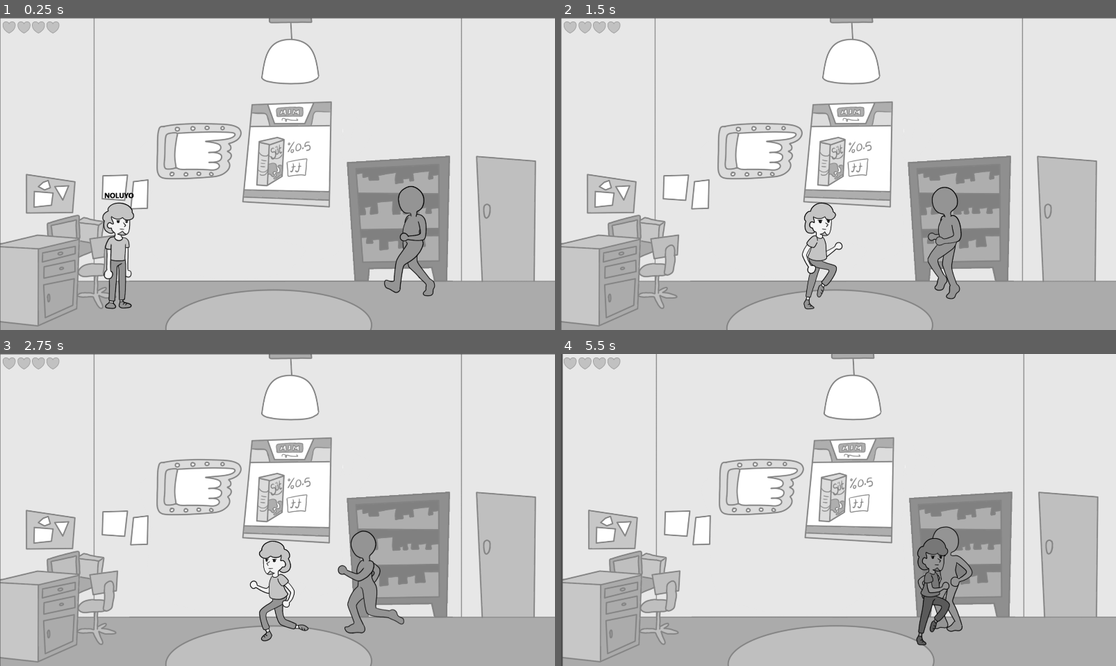
Above: before the commit, frames 1-4 (two rows, left to right).
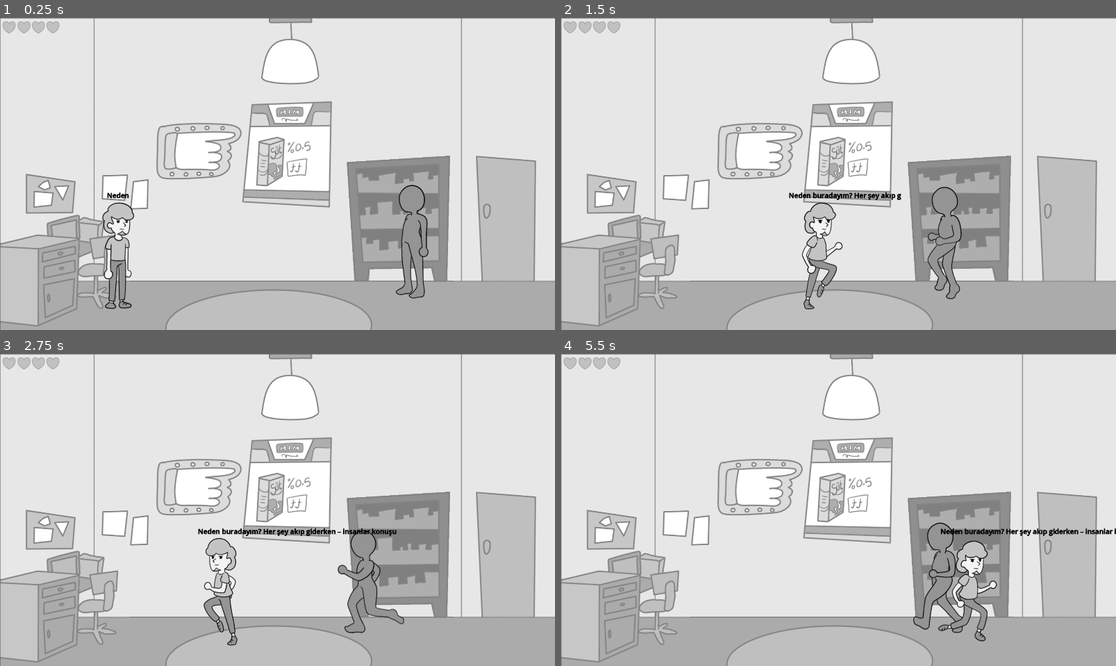
Above: after the commit, the same moments.

Repository: UmtiPako/Memoryless
Game: Godot game, scene res://Scenes/Places/ev/sahne_ev.tscn
Two runs of this game, one before a commit and one after it. Both use one fixed random seed, a clock stepped at 60 frames per second and the inputs below. This scene is started directly instead of the project's main scene.
Inputs:
- Up to frame 1 (0.25 s): no input
- Up to frame 2 (1.5 s): tap Enter (ui_accept) at 0.5, 0.77 s; hold Right (ui_right) from 0.53 s (still down); tap Shift (Dash) at 0.6, 1.35 s
- Up to frame 3 (2.75 s): tap Enter (ui_accept) at 1.52 s; release Right (ui_right) at 2.03 s; hold Left (ui_left) from 2.03 s (still down); tap Shift (Dash) at 2.1 s
- Up to frame 4 (5.5 s): release Left (ui_left) at 2.78 s; hold Right (ui_right) 2.78-4.28 s; tap Shift (Dash) every 0.75 s from 2.85 to 5.1 s; tap Enter (ui_accept) at 3.02, 3.77, 4.52 s; hold Left (ui_left) 4.28-5.03 s; hold Right (ui_right) from 5.03 s (still down)

The runs differ from the first frame. In frame 1, 0.8% of the frame differs, in the area x 18-79%, y 53-90%; in frame 2, 0.2%; in frame 3, 2.6%; in frame 4, 7.5%, in the area x 0-100%, y 0-100%.

Commit message:
dash mash

Diff:
--- a/People/Enemies/enemy.gd
+++ b/People/Enemies/enemy.gd
@@ -11,6 +11,7 @@
 @export var attack_cooldown: float = 1.5 # Seconds
 @export var enemy_health: int = 5
 @export var can_be_damaged: bool = false
+@export var navigation_region: NavigationRegion2D
 
 @onready var navigation_agent: NavigationAgent2D = $NavigationAgent2D
 @onready var attack_range_area: Area2D = $Area2D
@@ -66,12 +67,12 @@
 var dash_delay: bool = false
 
 func player_dashed():
-	$DashDelay.start()
-	dash_delay = true
+	if !is_dead:
+		$DashDelay.start()
+		dash_delay = true
 
 func _process(delta: float) -> void:
-	if !dash_delay:
-
+	if !dash_delay && !is_dead:
 		if (player.global_position.x < global_position.x):
 				animated_sprite_2d.flip_h = true
 				$Area2D.visible = false
@@ -139,17 +140,16 @@
 		current_state = State.CHASING # Go back to chasing if conditions not met
 		return
 
-	print(name + " attacks player!")
-	# Assuming player has a take_damage method
-	if player.has_method("take_damage"):
-		player.call("take_damage", attack_damage, self.global_position)
-
 	_can_attack = false
 	attack_cooldown_timer.start(attack_cooldown)
 	# If you have an attack animation:
 	_is_attacking = true
 	animated_sprite_2d.play("Attack")
 	await animated_sprite_2d.animation_finished
+		# Assuming player has a take_damage method
+	if player.has_method("take_damage") and _is_player_in_attack_range:
+		player.call("take_damage", attack_damage, self.global_position)
+
 	_is_attacking = false
 	if current_state != State.DEAD:
 		current_state = State.CHASING # Or IDLE if player moved out of range
@@ -231,22 +231,24 @@
 	animated_sprite_2d.play("Hurt")
 	var tween2 = create_tween()
 	tween2.tween_method(func(value): modulate = Color.WHITE.lerp(Color.DIM_GRAY, 1.0 - value), 0.0, 1.0, 0.2)
-
+	await animated_sprite_2d.animation_finished
 	enemy_health -= 1
 	if enemy_health <= 0:
 		_die()
-	await animated_sprite_2d.animation_finished
 
 func _die():
-
 	enemy_health = -2
-	navigation_agent.navigation_finished.emit()
+
+	for node in get_children():
+		if node is not AnimatedSprite2D:
+			node.queue_free()
+
+	#navigation_agent.navigation_finished.emit()
 
 	is_dead = true
 	current_state = State.DEAD
 	animated_sprite_2d.play("Dead")
 	await  animated_sprite_2d.animation_finished
-	pass
 
 
 func _on_dash_delay_timeout() -> void:
--- a/People/Enemies/enemy.tscn
+++ b/People/Enemies/enemy.tscn
@@ -9,7 +9,7 @@
 [ext_resource type="Texture2D" uid="uid://c1ehx52udn5fs" path="res://People/Enemies/drive-download-20250531T153044Z-1-001/Run.png" id="6_435rb"]
 
 [sub_resource type="RectangleShape2D" id="RectangleShape2D_1f0kj"]
-size = Vector2(101, 418)
+size = Vector2(83.5, 418)
 
 [sub_resource type="AtlasTexture" id="AtlasTexture_6xn8s"]
 atlas = ExtResource("3_3np5b")
@@ -183,7 +183,7 @@
 position = Vector2(77, -196)
 
 [node name="CollisionShape2D" type="CollisionShape2D" parent="Area2D"]
-position = Vector2(48, -7)
+position = Vector2(39.25, -7)
 shape = SubResource("RectangleShape2D_1f0kj")
 
 [node name="Area2D2" type="Area2D" parent="."]
@@ -204,7 +204,7 @@
 visibility_layer = 2
 position = Vector2(0, -194)
 sprite_frames = SubResource("SpriteFrames_l4846")
-animation = &"Run"
+animation = &"Idle"
 
 [node name="CollisionShape2D" type="CollisionShape2D" parent="." groups=["enemies"]]
 position = Vector2(-1.90735e-06, -3)
@@ -212,7 +212,7 @@
 shape = SubResource("CapsuleShape2D_hghv2")
 
 [node name="DashDelay" type="Timer" parent="."]
-wait_time = 1.4
+wait_time = 1.6
 
 [connection signal="body_entered" from="Area2D" to="." method="_on_area_2d_body_entered"]
 [connection signal="body_entered" from="Area2D2" to="." method="_on_area_2d_body_entered"]
--- a/People/Player/the_guy.gd
+++ b/People/Player/the_guy.gd
@@ -27,9 +27,12 @@
 
 var random_start_catchprases: Array[String] = [
 	"Bura nere lan?",
-	"Bababoi!",
+	"Ha? Ne yapıyordum?",
 	"Zoinks!",
-	"NOLUYO",
+	"NOLUYOR?",
+	"Bazinga!",
+	"Lorem ipsum dolor sit amet",
+	"Neden buradayım? Her şey akıp giderken – insanlar konuşur, şehirler uyanır, takvimler değişir – içimizde bir noktada dünya durur ve etrafımızdaki anlam ağları çözülmeye başlar. O an, sahip olduklarımızın, yaptıklarımızın ve inandıklarımızın üzerindeki ince sis kalkar ve biz, çıplak gerçeğimizle baş başa kalırız. Kimliğimiz, rollerimiz, başarılarımız birer kostüm gibi görünür; altında ise yalnızca düşünen, hisseden bir bilinç kalır. Belki de varoluşun sorusu bir cevap değil, bir uyanıştır. Her sabah yeniden anlam aramaya, her gece yeniden kaybolmaya cesaret edebilme halidir. Ve belki de yaşam, bu sorgunun kendisidir – sonsuz, rahatsız edici ama aynı zamanda özgürleştirici."
 ]
 
 func _ready() -> void:
@@ -97,7 +100,6 @@
 		dash_direction = direction
 		$dashTimer.start()
 		$CollisionShape2D.disabled = true
-		$CollisionShape2D2.disabled = true
 		GameManager.player_dashed.emit()
 
 	move_and_slide()
@@ -137,4 +139,3 @@
 func _on_dash_timer_timeout() -> void:
 	is_dashing = false
 	$CollisionShape2D.disabled = false
-	$CollisionShape2D2.disabled = false
--- a/People/Player/the_guy.tscn
+++ b/People/Player/the_guy.tscn
@@ -7,11 +7,7 @@
 [ext_resource type="Texture2D" uid="uid://bpi5nvf3680qv" path="res://People/Player/drive-download-20250531T000533Z-1-001/CharRun.png" id="5_2uw73"]
 
 [sub_resource type="RectangleShape2D" id="RectangleShape2D_xribg"]
-size = Vector2(101, 319)
-
-[sub_resource type="CapsuleShape2D" id="CapsuleShape2D_3vd5c"]
-radius = 39.0
-height = 80.0
+size = Vector2(114, 319)
 
 [sub_resource type="LabelSettings" id="LabelSettings_xribg"]
 font_size = 24
@@ -131,6 +127,10 @@
 "speed": 5.0
 }]
 
+[sub_resource type="CapsuleShape2D" id="CapsuleShape2D_3vd5c"]
+radius = 39.0
+height = 80.0
+
 [node name="The_Guy" type="CharacterBody2D" groups=["player"]]
 script = ExtResource("1_rv1v6")
 
@@ -139,7 +139,7 @@
 collision_mask = 2
 
 [node name="CollisionShape2D" type="CollisionShape2D" parent="Area2D2"]
-position = Vector2(28.5, 5.5)
+position = Vector2(22, 5.5)
 shape = SubResource("RectangleShape2D_xribg")
 
 [node name="Area2D" type="Area2D" parent="."]
@@ -149,14 +149,6 @@
 [node name="CollisionShape2D" type="CollisionShape2D" parent="Area2D"]
 position = Vector2(28.5, 5.5)
 shape = SubResource("RectangleShape2D_xribg")
-
-[node name="CollisionShape2D2" type="CollisionShape2D" parent="."]
-position = Vector2(14, -277)
-shape = SubResource("CapsuleShape2D_3vd5c")
-
-[node name="CollisionShape2D" type="CollisionShape2D" parent="."]
-position = Vector2(9, -2)
-shape = SubResource("CapsuleShape2D_3vd5c")
 
 [node name="letterTimer" type="Timer" parent="."]
 wait_time = 0.048
@@ -179,6 +171,10 @@
 sprite_frames = SubResource("SpriteFrames_4h37l")
 animation = &"Idle"
 
+[node name="CollisionShape2D" type="CollisionShape2D" parent="."]
+position = Vector2(9, -2)
+shape = SubResource("CapsuleShape2D_3vd5c")
+
 [node name="dashTimer" type="Timer" parent="."]
 wait_time = 0.288
 
--- a/Scenes/Places/ev/sahne_ev.tscn
+++ b/Scenes/Places/ev/sahne_ev.tscn
@@ -13,5 +13,9 @@
 SolEnabled = true
 SagEnabled = true
 
-[node name="Enemy" parent="." index="5" instance=ExtResource("2_mrxir")]
+[node name="Enemy" parent="." index="5" node_paths=PackedStringArray("navigation_region") instance=ExtResource("2_mrxir")]
 position = Vector2(1441, 923)
+navigation_region = NodePath("../NavigationRegion2D")
+
+[node name="NavigationRegion2D" parent="." index="7"]
+position = Vector2(1, 0)
